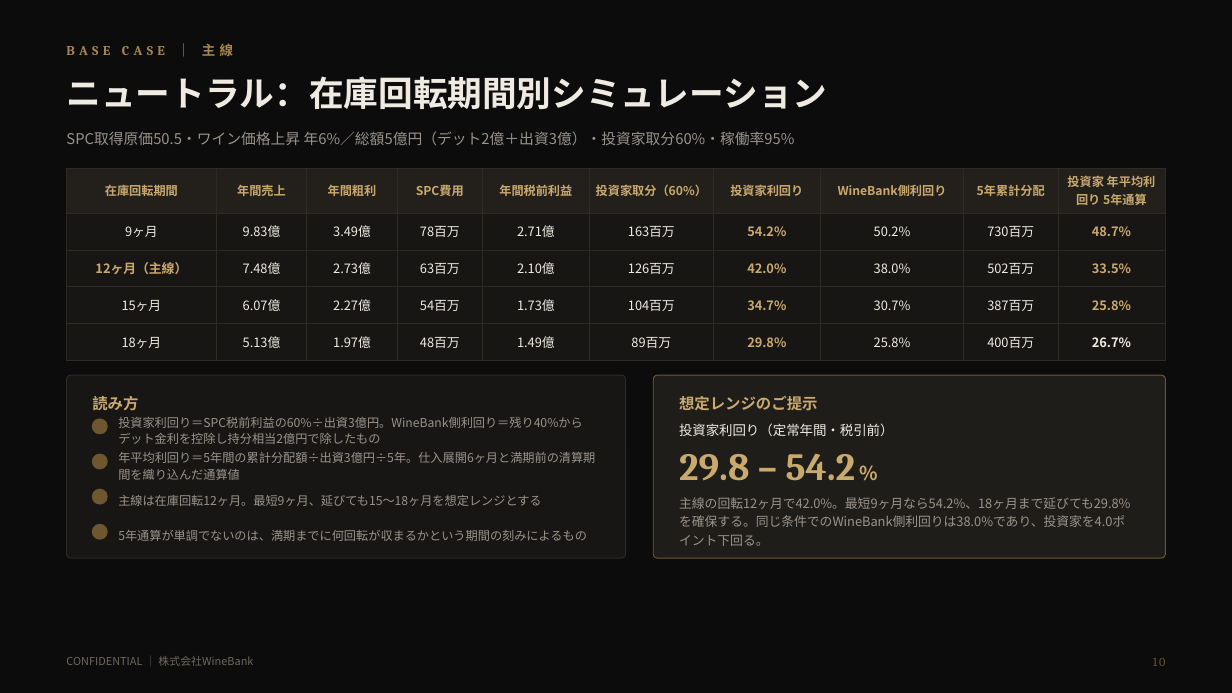
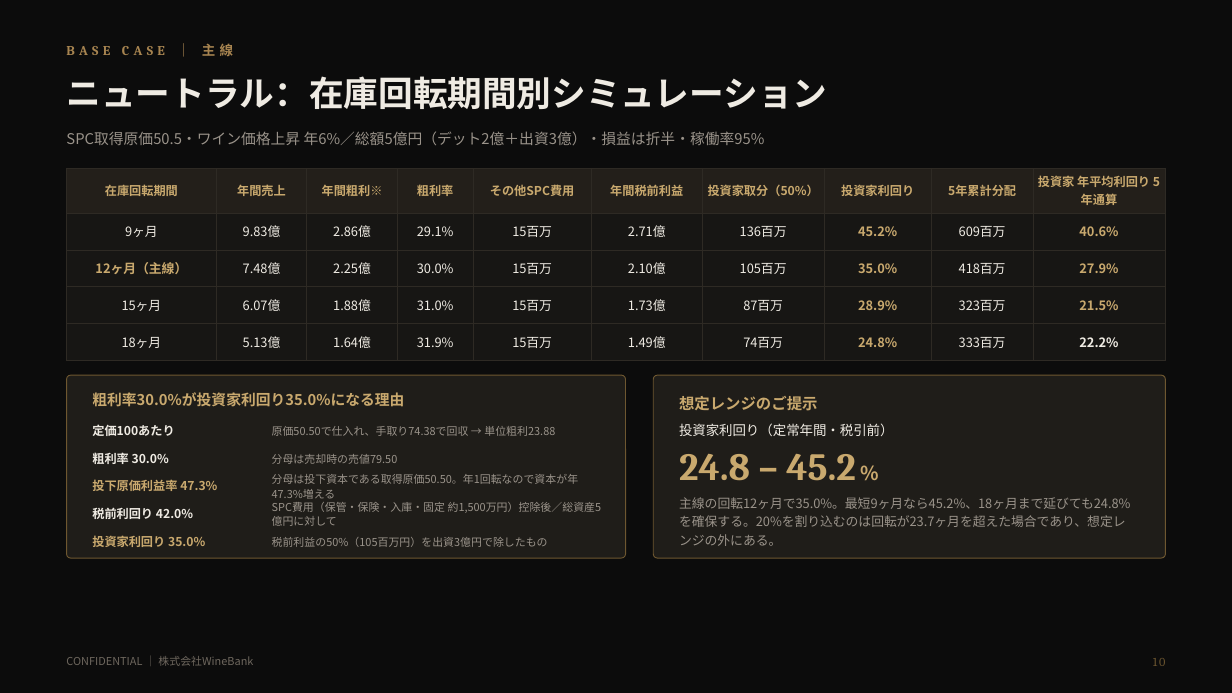
Before and after one commit to nakano-winebank/wine-auction, a slide deck: slide 11 of docs/wine-fund/WineBank_ワインファンドSPC組成提案_5億_20260811.pptx. Drawn at 1232x693 pixels with LibreOffice and Linux fonts; fonts in the diff are those of the drawing. Boxes give left, top, right and bottom in pixels: in the first picture for what was removed or moved away, otherwise in the second. Text is boxed around its words. In the diff, an @@ line names an element or a change of style, - is before the commit and + after.

```diff
--- a/docs/wine-fund/WineBank_ワインファンドSPC組成提案_5億_20260811.pptx
+++ b/docs/wine-fund/WineBank_ワインファンドSPC組成提案_5億_20260811.pptx
@@ text at box(66, 131, 765, 145): text changed @@
-SPC取得原価50.5・ワイン価格上昇 年6%／総額5億円（デット2億＋出資3億）・投資家取分60%・稼働率95%
+SPC取得原価50.5・ワイン価格上昇 年6%／総額5億円（デット2億＋出資3億）・損益は折半・稼働率95%
@@ table at box(67, 168, 1165, 352) @@
-row 1: 在庫回転期間 | 年間売上 | 年間粗利 | SPC費用 | 年間税前利益 | 投資家取分（60%） | 投資家利回り | WineBank側利回り | 5年累計分配 | 投資家 年平均利回り 5年通算
+row 1: 在庫回転期間 | 年間売上 | 年間粗利※ | 粗利率 | その他SPC費用 | 年間税前利益 | 投資家取分（50%） | 投資家利回り | 5年累計分配 | 投資家 年平均利回り 5年通算
-row 2: 9ヶ月 | 9.83億 | 3.49億 | 78百万 | 2.71億 | 163百万 | 54.2% | 50.2% | 730百万 | 48.7%
+row 2: 9ヶ月 | 9.83億 | 2.86億 | 29.1% | 15百万 | 2.71億 | 136百万 | 45.2% | 609百万 | 40.6%
-row 3: 12ヶ月（主線） | 7.48億 | 2.73億 | 63百万 | 2.10億 | 126百万 | 42.0% | 38.0% | 502百万 | 33.5%
+row 3: 12ヶ月（主線） | 7.48億 | 2.25億 | 30.0% | 15百万 | 2.10億 | 105百万 | 35.0% | 418百万 | 27.9%
-row 4: 15ヶ月 | 6.07億 | 2.27億 | 54百万 | 1.73億 | 104百万 | 34.7% | 30.7% | 387百万 | 25.8%
+row 4: 15ヶ月 | 6.07億 | 1.88億 | 31.0% | 15百万 | 1.73億 | 87百万 | 28.9% | 323百万 | 21.5%
-row 5: 18ヶ月 | 5.13億 | 1.97億 | 48百万 | 1.49億 | 89百万 | 29.8% | 25.8% | 400百万 | 26.7%
+row 5: 18ヶ月 | 5.13億 | 1.64億 | 31.9% | 15百万 | 1.49億 | 74百万 | 24.8% | 333百万 | 22.2%
@@ rounded rectangle at box(67, 375, 626, 558): fill #171614 to #1F1D19; outline #2E2A24 0.75 pt to #6E5730 0.75 pt @@
@@ text removed at box(92, 396, 138, 410) @@
-読み方
@@ text added at box(92, 392, 404, 407), 11.5 pt, text #C9A96E, bold @@
+粗利率30.0%が投資家利回り35.0%になる理由
@@ text removed at box(118, 417, 583, 444) @@
-投資家利回り＝SPC税前利益の60%÷出資3億円。WineBank側利回り＝残り40%からデット金利を控除し持分相当2億円で除したもの
@@ ellipse removed at box(92, 420, 107, 434) @@
@@ text added at box(92, 424, 174, 436), 9.5 pt, text #EFEBE3, bold @@
+定価100あたり
@@ text added at box(272, 426, 555, 436), 8.5 pt, text #9A938A @@
+原価50.50で仕入れ、手取り74.38で回収 → 単位粗利23.88
@@ ellipse removed at box(92, 455, 107, 470) @@
@@ text added at box(92, 452, 169, 464), 9.5 pt, text #EFEBE3, bold @@
+粗利率 30.0%
@@ text removed at box(118, 452, 595, 463) @@
-年平均利回り＝5年間の累計分配額÷出資3億円÷5年。仕入展開6ヶ月と満期前の清算期間を織り込んだ通算値
@@ text added at box(272, 454, 398, 464), 8.5 pt, text #9A938A @@
+分母は売却時の売値79.50
@@ text added at box(272, 474, 579, 499), 8.5 pt, text #9A938A @@
+分母は投下資本である取得原価50.50。年1回転なので資本が年47.3%増える
@@ text at box(679, 454, 856, 481): text changed @@
-29.8 – 54.2 %
+24.8 – 45.2 %
@@ ellipse removed at box(92, 489, 107, 504) @@
@@ text added at box(92, 480, 217, 491), 9.5 pt, text #C9A96E, bold @@
+投下原価利益率 47.3%
@@ text added at box(92, 507, 193, 519), 9.5 pt, text #EFEBE3, bold @@
+税前利回り 42.0%
@@ text removed at box(118, 495, 541, 506) @@
-主線は在庫回転12ヶ月。最短9ヶ月、延びても15〜18ヶ月を想定レンジとする
@@ text added at box(272, 502, 602, 513), 8.5 pt, text #9A938A @@
+SPC費用（保管・保険・入庫・固定 約1,500万円）控除後／総資産5億円に対して
@@ text at box(679, 497, 1130, 546): text changed @@
-主線の回転12ヶ月で42.0%。最短9ヶ月なら54.2%、18ヶ月まで延びても29.8%を確保する。同じ条件でのWineBank側利回りは38.0%であり、投資家を4.0ポイント下回る。
+主線の回転12ヶ月で35.0%。最短9ヶ月なら45.2%、18ヶ月まで延びても24.8%を確保する。20%を割り込むのは回転が23.7ヶ月を超えた場合であり、想定レンジの外にある。
@@ ellipse removed at box(92, 524, 107, 539) @@
@@ text added at box(92, 535, 205, 547), 9.5 pt, text #C9A96E, bold @@
+投資家利回り 35.0%
@@ text removed at box(118, 530, 587, 541) @@
-5年通算が単調でないのは、満期までに何回転が収まるかという期間の刻みによるもの
@@ text added at box(272, 537, 548, 547), 8.5 pt, text #9A938A @@
+税前利益の50%（105百万円）を出資3億円で除したもの
```
Also in this commit, not shown: 11 other slides changed, 2 other files.
